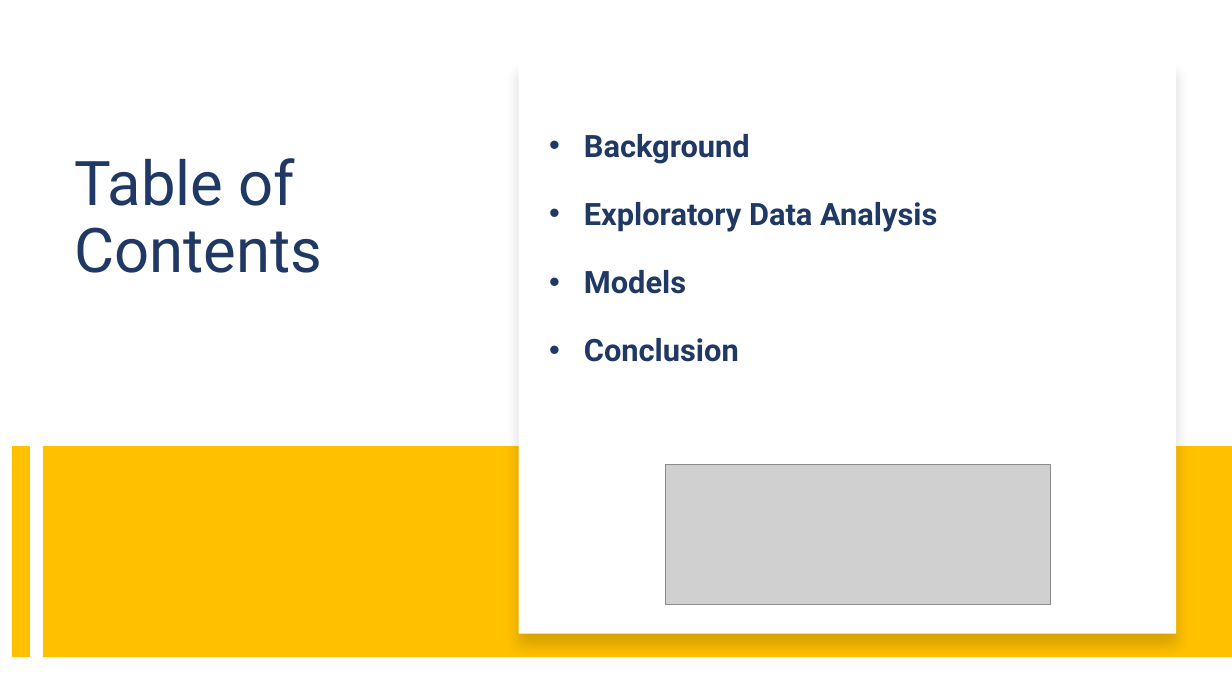
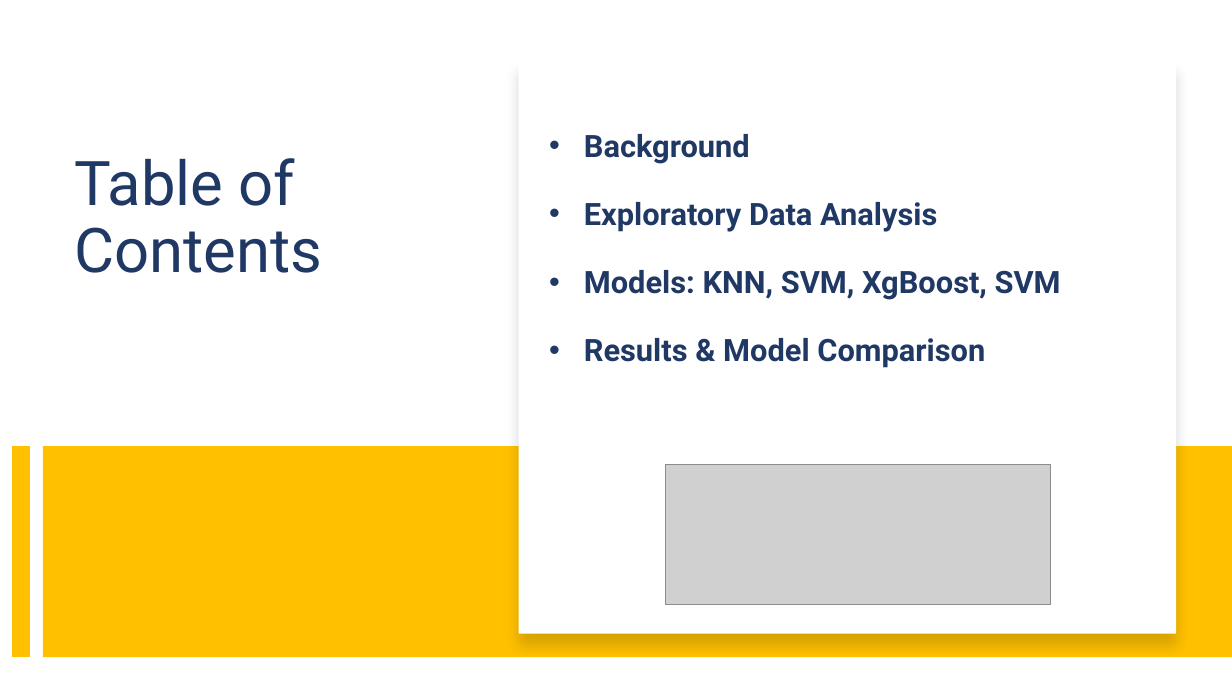
Before and after one commit to shivangiv/MCBS-Healthcare-Analytics, a slide deck: slide 2 of ALY6160GroupFINAL.pptx. Drawn at 1232x693 pixels with LibreOffice and Linux fonts; fonts in the diff are those of the drawing; grey boxes stand for pictures. Boxes give left, top, right and bottom in pixels: in the first picture for what was removed or moved away, otherwise in the second. Text is boxed around its words. In the diff, an @@ line names an element or a change of style, - is before the commit and + after.

```diff
--- a/ALY6160GroupFINAL.pptx
+++ b/ALY6160GroupFINAL.pptx
@@ text at (x1=584, y1=270, x2=1061, y2=368): text changed @@
-• Models
-• Conclusion
+• Models: KNN, SVM, XgBoost, SVM
+• Results & Model Comparison
```
Also in this commit, not shown: 8 other slides changed, 8 slides added.
